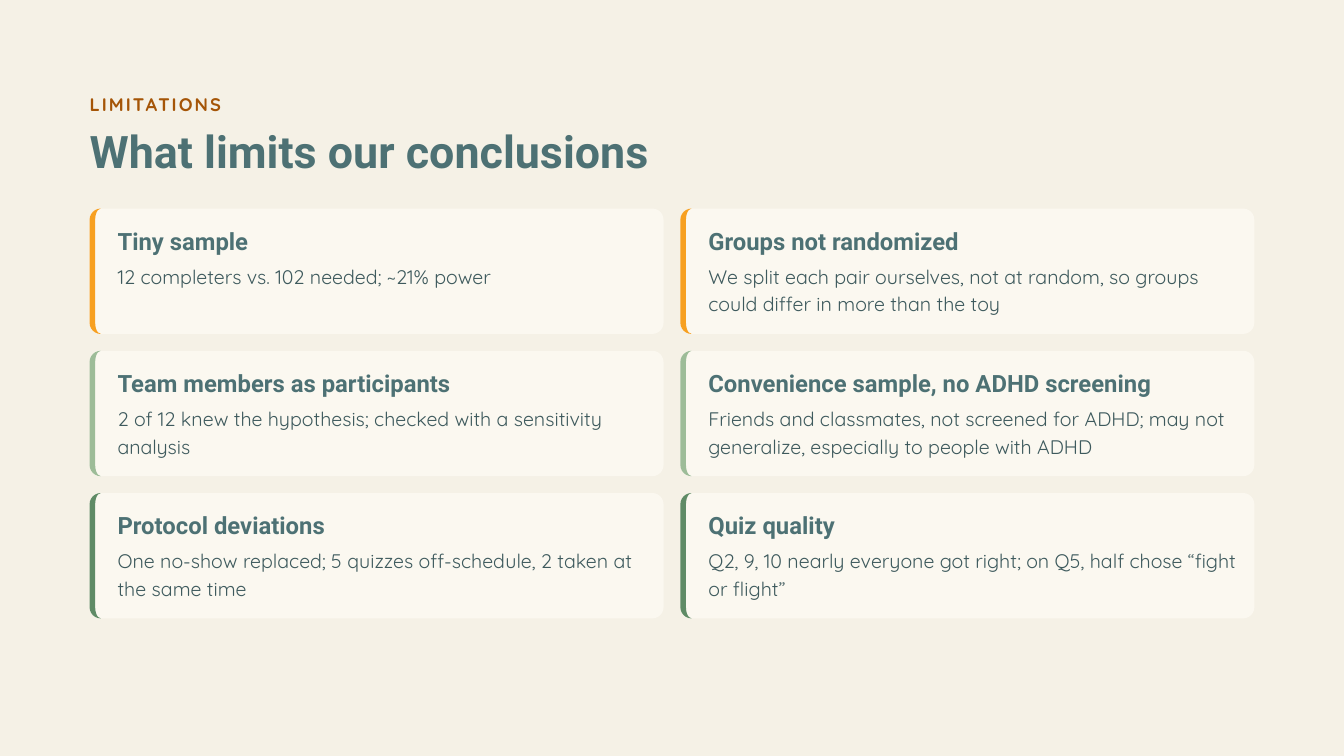
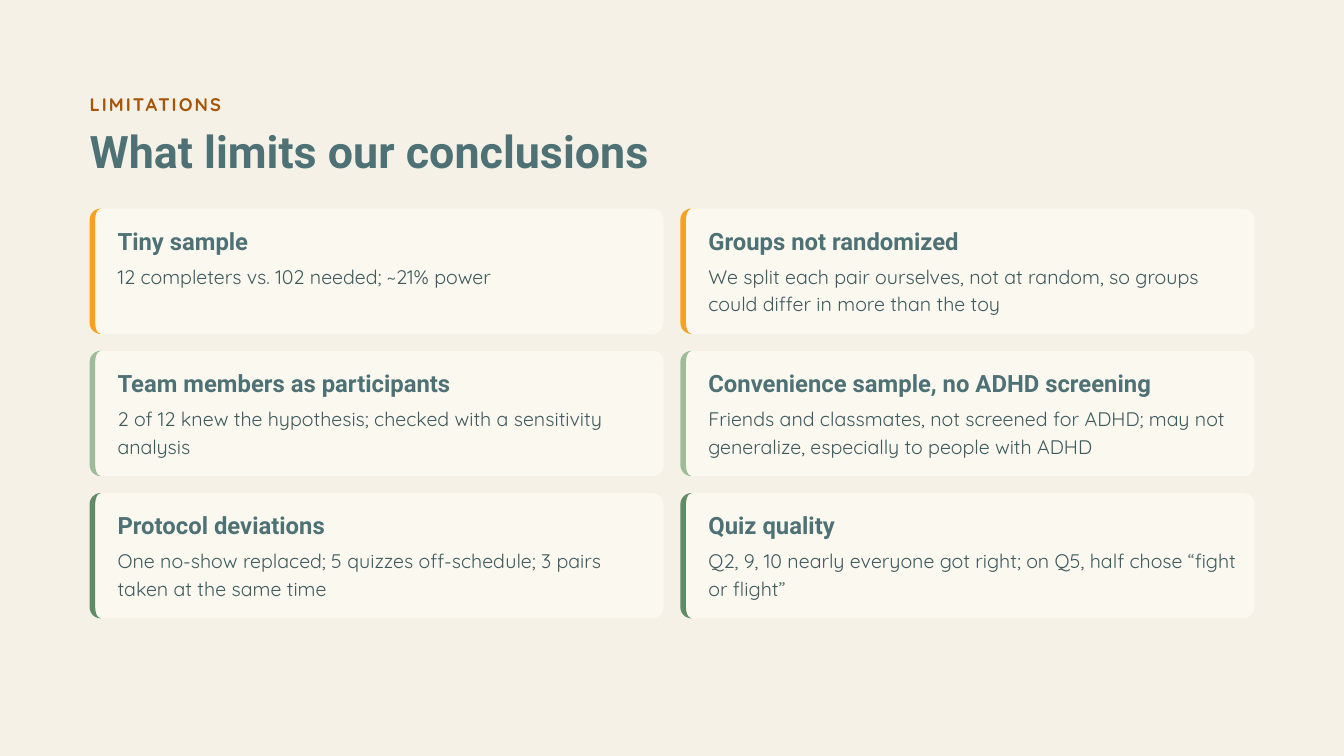
Before and after one commit to haydn-s/sourcing-data-project-2, a slide deck: slide 10 of deliverables/final_presentation.pptx. Drawn at 1344x756 pixels with LibreOffice and Linux fonts; fonts in the diff are those of the drawing. Boxes give left, top, right and bottom in pixels: in the first picture for what was removed or moved away, otherwise in the second. Text is boxed around its words. In the diff, an @@ line names an element or a change of style, - is before the commit and + after.

```diff
--- a/deliverables/final_presentation.pptx
+++ b/deliverables/final_presentation.pptx
@@ text at (x1=118, y1=553, x2=602, y2=596): text changed @@
-One no-show replaced; 5 quizzes off-schedule, 2 taken at the same time
+One no-show replaced; 5 quizzes off-schedule; 3 pairs taken at the same time
```
Also in this commit, not shown: 3 other files.
